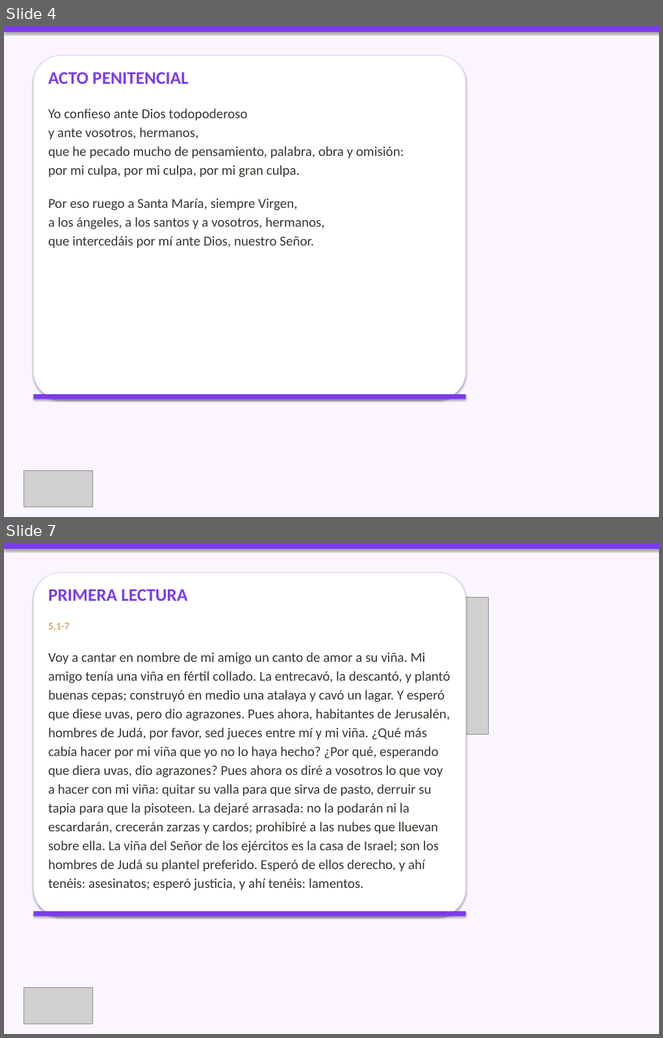
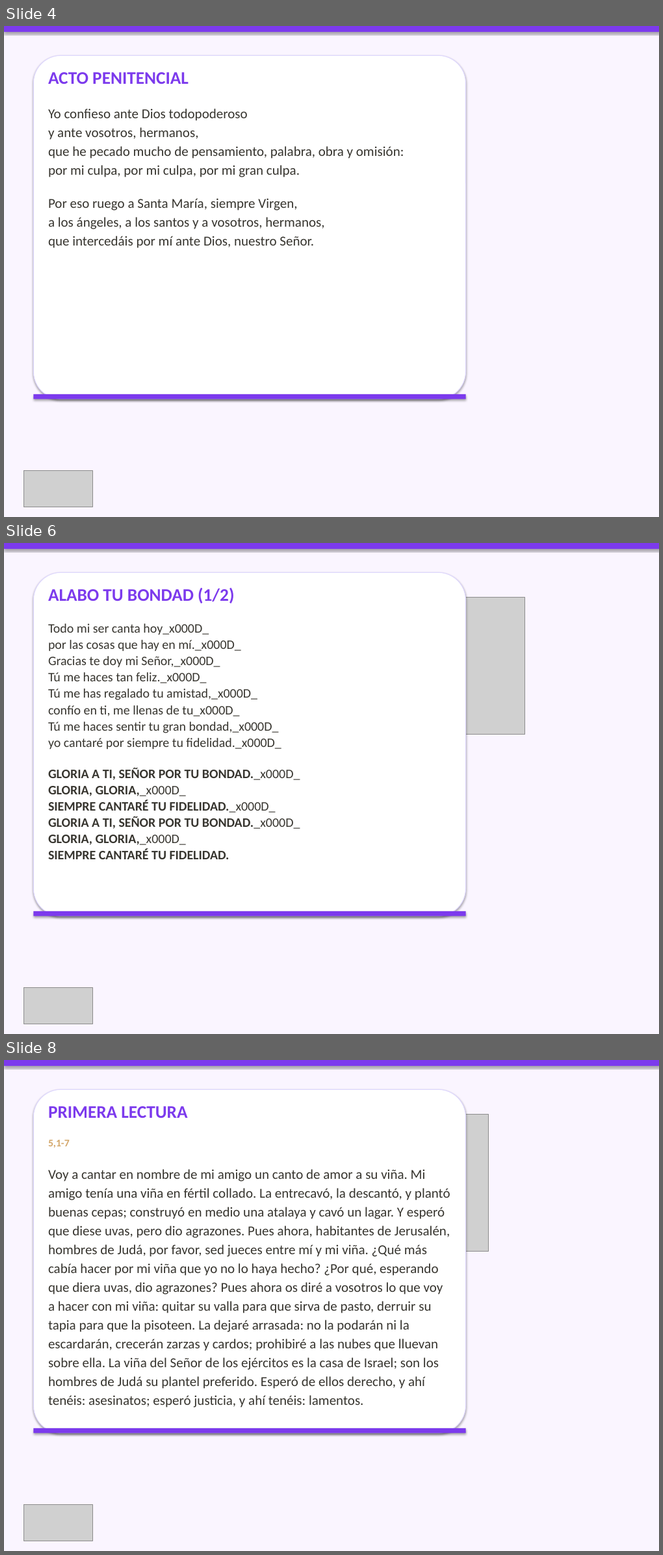
Before and after one commit to CC5M5/CCE-M5, a slide deck: presentaciones_html/2026-10-04_presentacion/2026-10-04_presentacion.pptx. Shown one above the other, each under a label of ours: slides 4 and 7 before the commit, slides 4, 6 and 8 after it; the slides between them are not shown. The pictures are 663x1038 and 663x1555 pixels, drawn with LibreOffice and Linux fonts; fonts in the diff are those of the drawing; grey boxes stand for pictures. Boxes give left, top, right and bottom in pixels: in the first picture for what was removed or moved away, otherwise in the second. Text is boxed around its words. In the diff, an @@ line names an element or a change of style, - is before the commit and + after.

```diff
--- a/presentaciones_html/2026-10-04_presentacion/2026-10-04_presentacion.pptx
+++ b/presentaciones_html/2026-10-04_presentacion/2026-10-04_presentacion.pptx
@@ slide 6 added at (x1=4, y1=543, x2=659, y2=1034), background #FAF5FF @@
@@ rectangle added at (x1=4, y1=543, x2=659, y2=549), fill #7C3AED @@
@@ rounded rectangle added at (x1=33, y1=572, x2=466, y2=917), fill #FFFFFF, outline #DDD6FE 1 pt @@
@@ text added at (x1=48, y1=588, x2=300, y2=860), 19 pt, text #37352F @@
+ALABO TU BONDAD (1/2)
+Todo mi ser canta hoy_x000D_
+por las cosas que hay en mí._x000D_
+Gracias te doy mi Señor,_x000D_
+Tú me haces tan feliz._x000D_
+Tú me has regalado tu amistad,_x000D_
+confío en ti, me llenas de tu_x000D_
+Tú me haces sentir tu gran bondad,_x000D_
+yo cantaré por siempre tu fidelidad._x000D_
+GLORIA A TI, SEÑOR POR TU BONDAD._x000D_
+GLORIA, GLORIA,_x000D_
+SIEMPRE CANTARÉ TU FIDELIDAD._x000D_
+GLORIA A TI, SEÑOR POR TU BONDAD._x000D_
+GLORIA, GLORIA,_x000D_
+SIEMPRE CANTARÉ TU FIDELIDAD.
@@ picture added at (x1=363, y1=597, x2=525, y2=735) @@
@@ rectangle added at (x1=33, y1=912, x2=466, y2=917), fill #7C3AED @@
@@ picture added at (x1=24, y1=988, x2=92, y2=1025) @@
@@ what was slide 7 is now slide 8 @@
```
Also in this commit, not shown: 8 slides changed, 9 other slides added, 8 slides removed, 35 other files.
